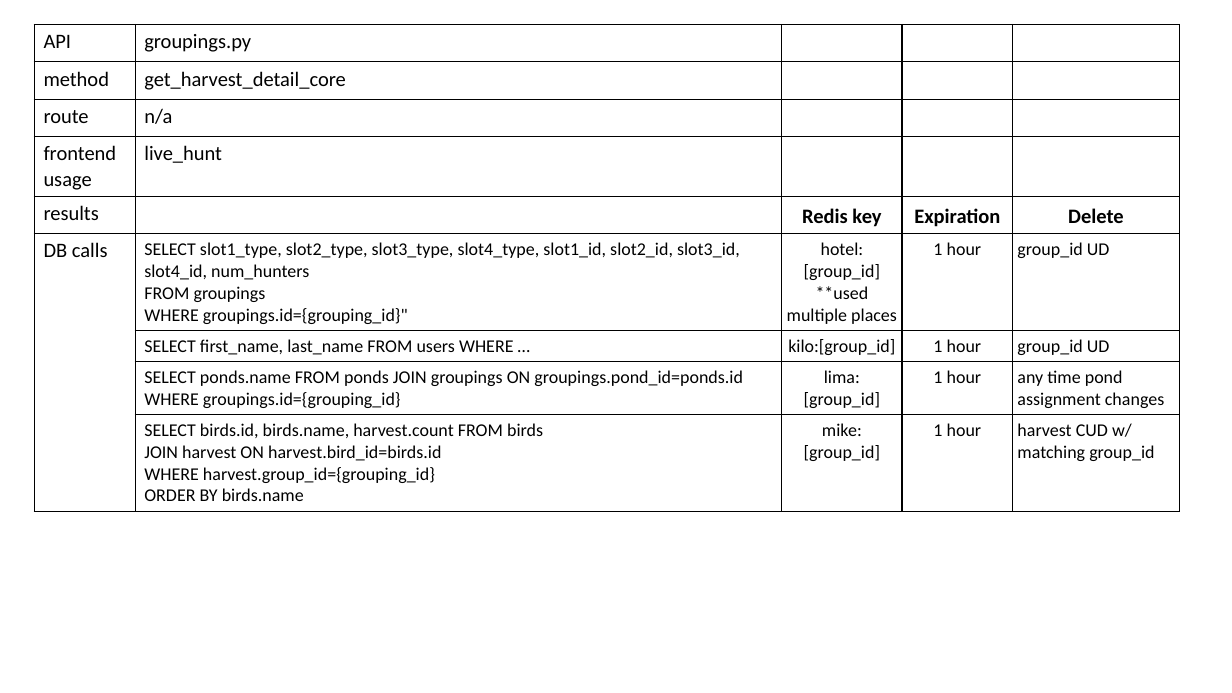
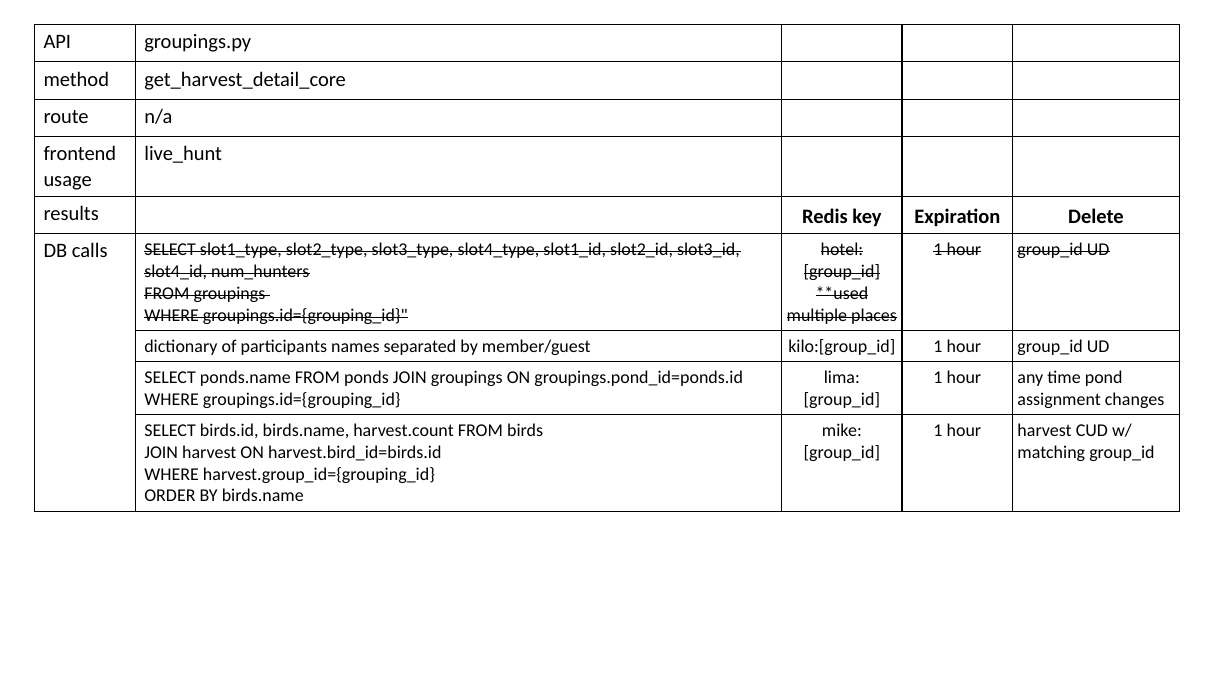
Before and after one commit to tc334/duck-club-app, a slide deck: slide 4 of docs/Redis.pptx. Drawn at 1232x693 pixels with LibreOffice and Linux fonts; fonts in the diff are those of the drawing. Boxes give left, top, right and bottom in pixels: in the first picture for what was removed or moved away, otherwise in the second. Text is boxed around its words. In the diff, an @@ line names an element or a change of style, - is before the commit and + after.

```diff
--- a/docs/Redis.pptx
+++ b/docs/Redis.pptx
@@ table at (34,24,1179,506) @@
-row 7, column 2: SELECT first_name, last_name FROM users WHERE …
+row 7, column 2: dictionary of participants names separated by member/guest
@@ strikethrough on in "SELECT slot1_type, slot2_type, slot3_type, slot4_type, slot1 ...", "FROM groupings", "WHERE groupings.id={grouping_id}"", "hotel:[group_id]" and 3 more places @@
```
Also in this commit, not shown: 5 other slides changed, 1 slide added, 38 other files.
